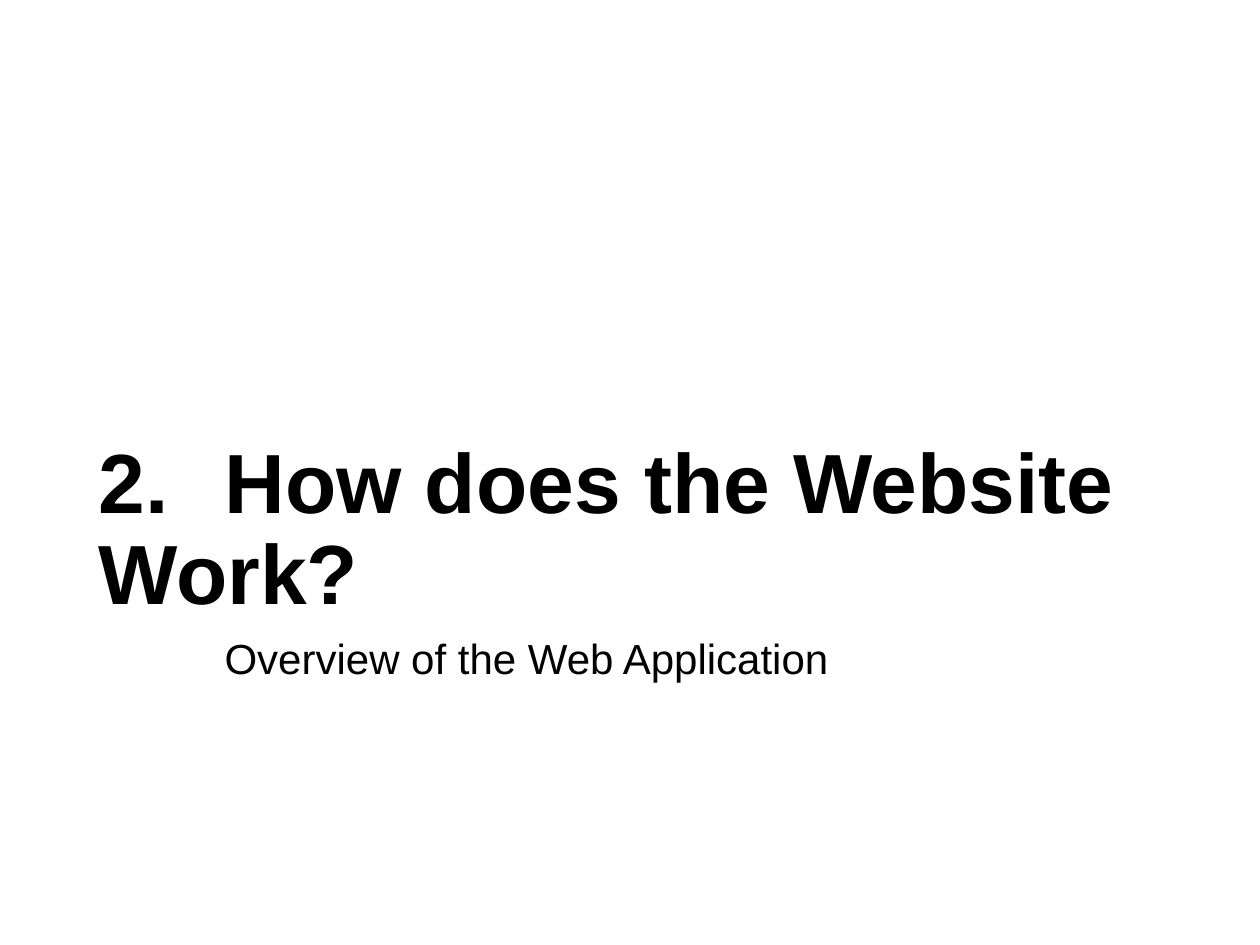
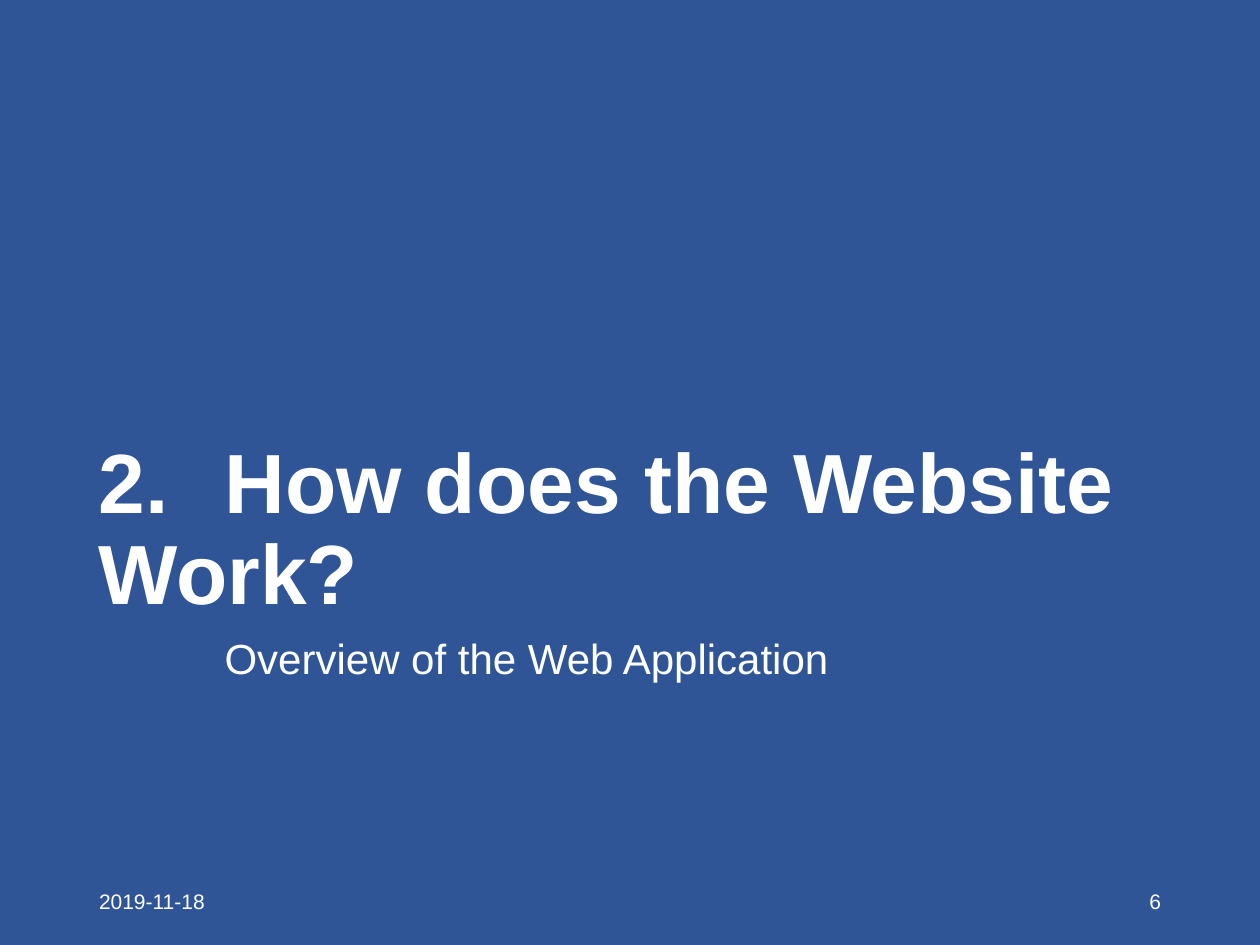
Before and after one commit to zahir-firoze/MIE350Proj, a slide deck: slide 6 of Project Presentation/MIE350 - Project Presentation.ppt. Drawn at 1260x945 pixels with LibreOffice and Linux fonts; fonts in the diff are those of the drawing. Boxes give left, top, right and bottom in pixels: in the first picture for what was removed or moved away, otherwise in the second. Text is boxed around its words. In the diff, an @@ line names an element or a change of style, - is before the commit and + after.

```diff
--- a/Project Presentation/MIE350 - Project Presentation.ppt
+++ b/Project Presentation/MIE350 - Project Presentation.ppt
@@ background #FFFFFF to #2F5597 @@
@@ title "2. How does the Website ..." at <box>99,452,1113,605</box>: text colour #000000 to #FFFFFF @@
@@ text "Overview of the Web Application" at <box>225,643,828,683</box>: text colour #000000 to #FFFFFF @@
@@ text added at <box>99,894,205,909</box>, 12 pt, text #FFFFFF @@
+2019-11-18
@@ page number added at <box>1149,894,1161,909</box>, 12 pt, text #FFFFFF @@
+6
```
Also in this commit, not shown: 22 other slides changed.
